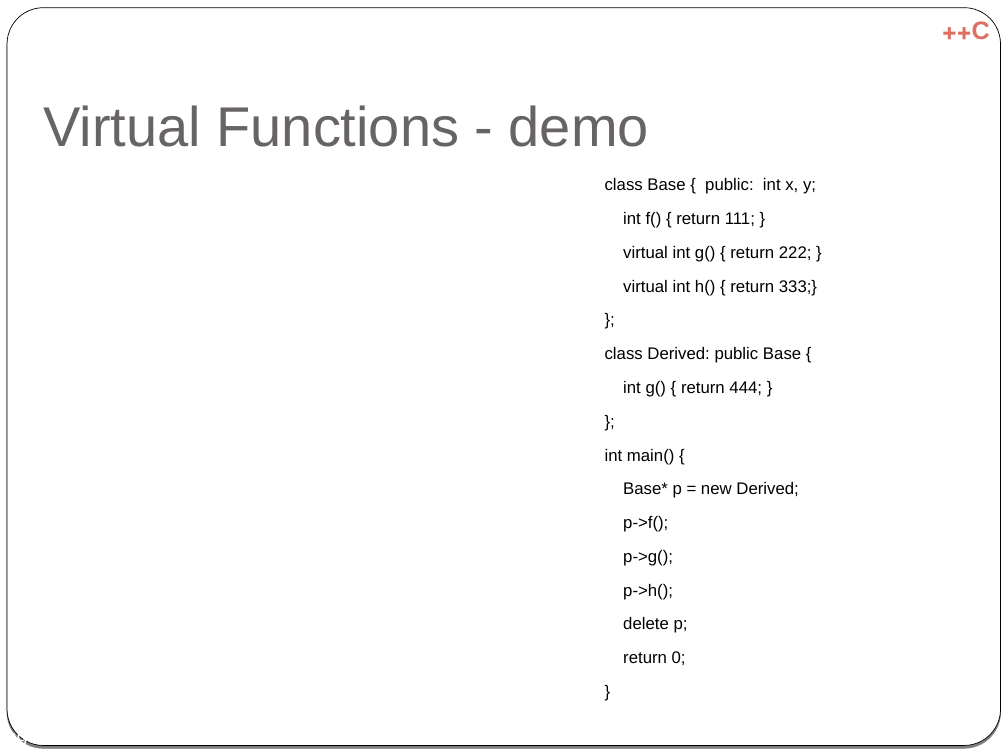
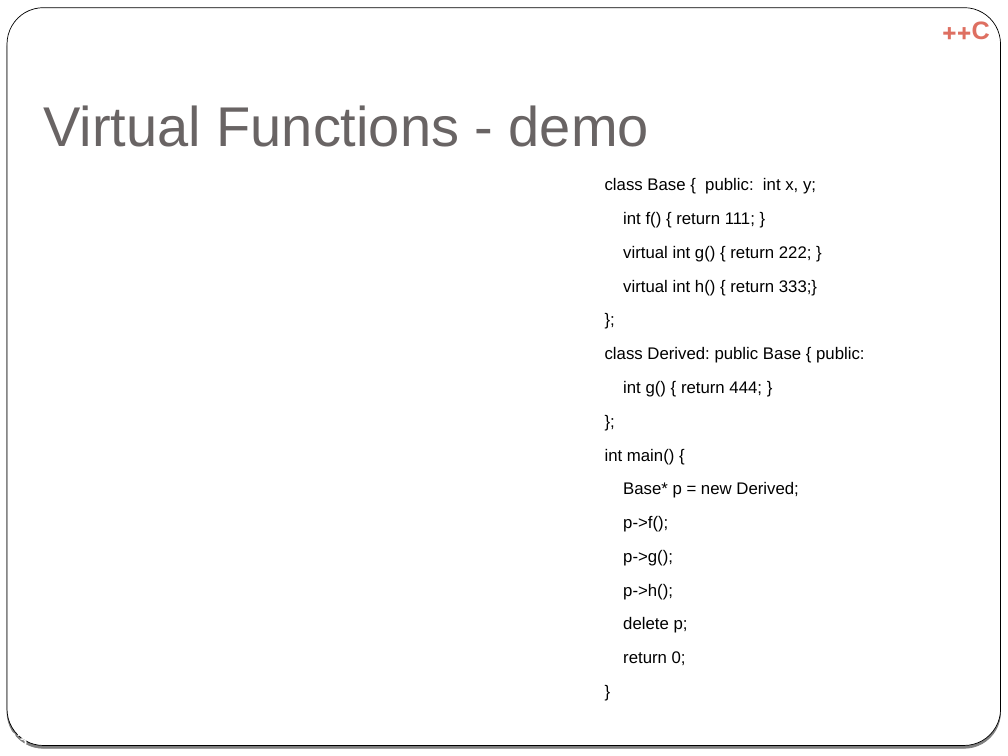
Before and after one commit to cpp-at-ariel/cpp-5781, a slide deck: slide 23 of 06-inheritance/slides-virtual.odp (slide 29 before the commit). Drawn at 1008x756 pixels with LibreOffice and Linux fonts; fonts in the diff are those of the drawing. Boxes give left, top, right and bottom in pixels: in the first picture for what was removed or moved away, otherwise in the second. Text is boxed around its words. In the diff, an @@ line names an element or a change of style, - is before the commit and + after.

```diff
--- a/06-inheritance/slides-virtual.odp
+++ b/06-inheritance/slides-virtual.odp
@@ text at [605, 347, 864, 363]: text changed @@
-class Derived: public Base {
+class Derived: public Base { public:
@@ page number at [6, 731, 28, 745]: text changed @@
-29
+23
```
Also in this commit, not shown: 10 other slides changed, 9 slides removed, 7 other files.
